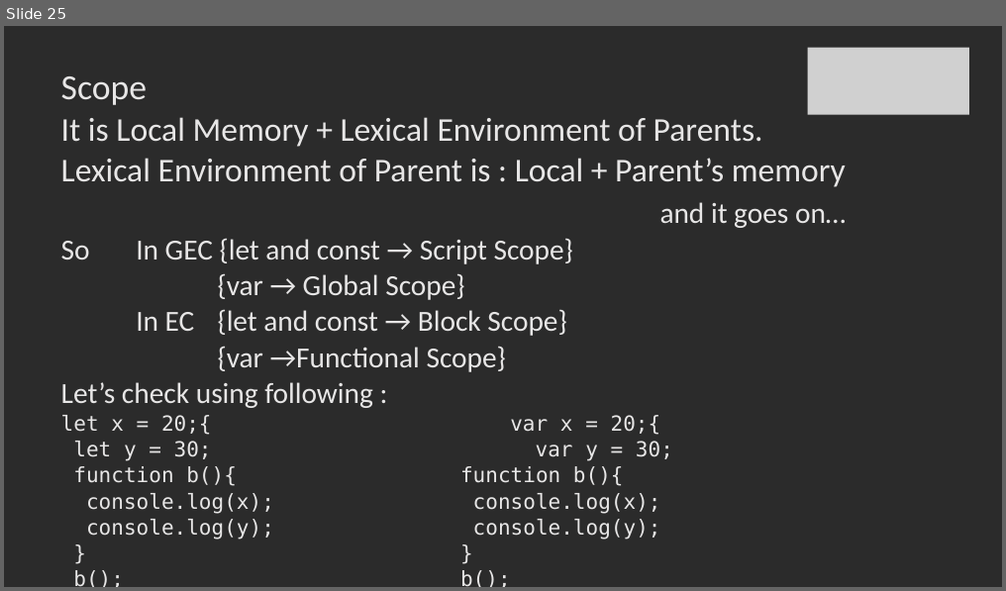
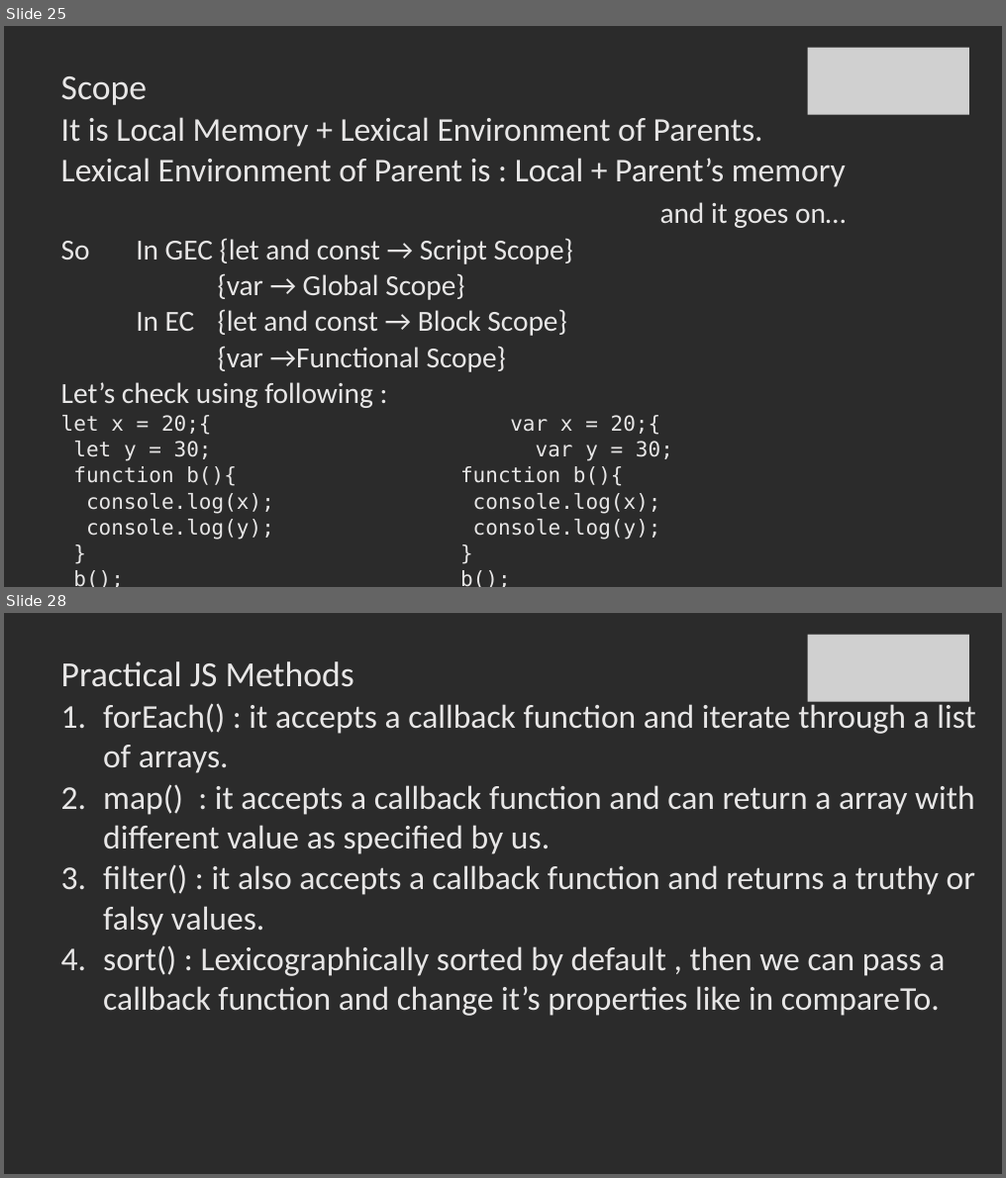
Before and after one commit to SachinBarpanda/WebDevGla, a slide deck: JS.pptx. Shown one above the other, each under a label of ours: slide 25 before the commit, slides 25 and 28 after it; the slides between them are not shown. The pictures are 1006x591 and 1006x1178 pixels, drawn with LibreOffice and Linux fonts; fonts in the diff are those of the drawing; grey boxes stand for pictures; background and template pictures are left out; a plain dark background stands for a picture behind light text. Boxes give left, top, right and bottom in pixels: in the first picture for what was removed or moved away, otherwise in the second. Text is boxed around its words. In the diff, an @@ line names an element or a change of style, - is before the commit and + after.

```diff
--- a/JS.pptx
+++ b/JS.pptx
@@ slide 28 added at <box>4,613,1002,1174</box>, background picture (left out) @@
@@ picture added at <box>807,635,969,702</box> @@
@@ title added at <box>61,662,354,687</box>, 34 pt, text #E7E6E6 @@
+Practical JS Methods
@@ text added at <box>103,701,975,1016</box>, 32 pt, text #E7E6E6 @@
+1. forEach() : it accepts a callback function and iterate through a list of arrays.
+2. map() : it accepts a callback function and can return a array with different value as specified by us.
+3. filter() : it also accepts a callback function and returns a truthy or falsy values.
+4. sort() : Lexicographically sorted by default , then we can pass a callback function and change it’s properties like in compareTo.
```
Also in this commit, not shown: 1 slide changed, 12 other slides added, 1 slide removed, 58 other files.
